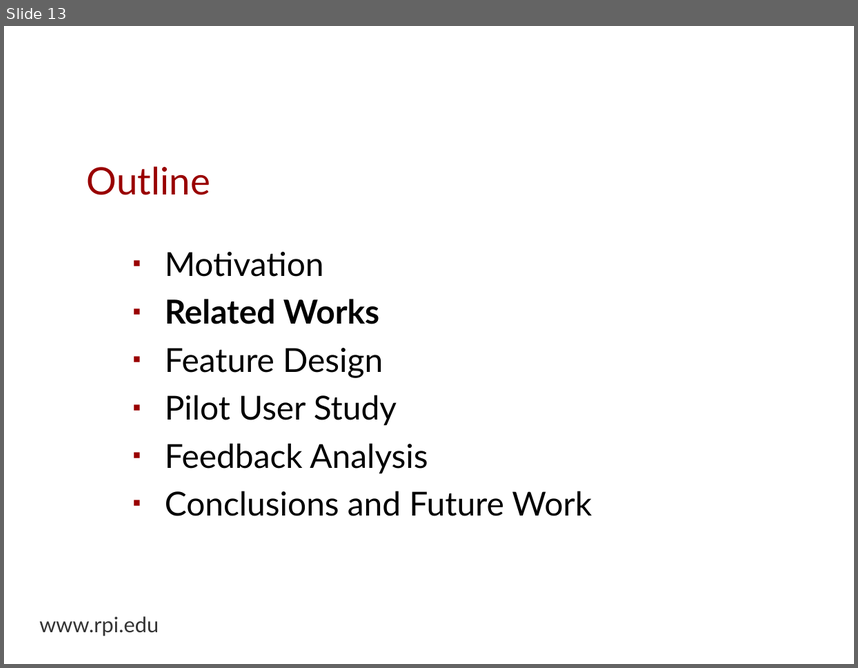
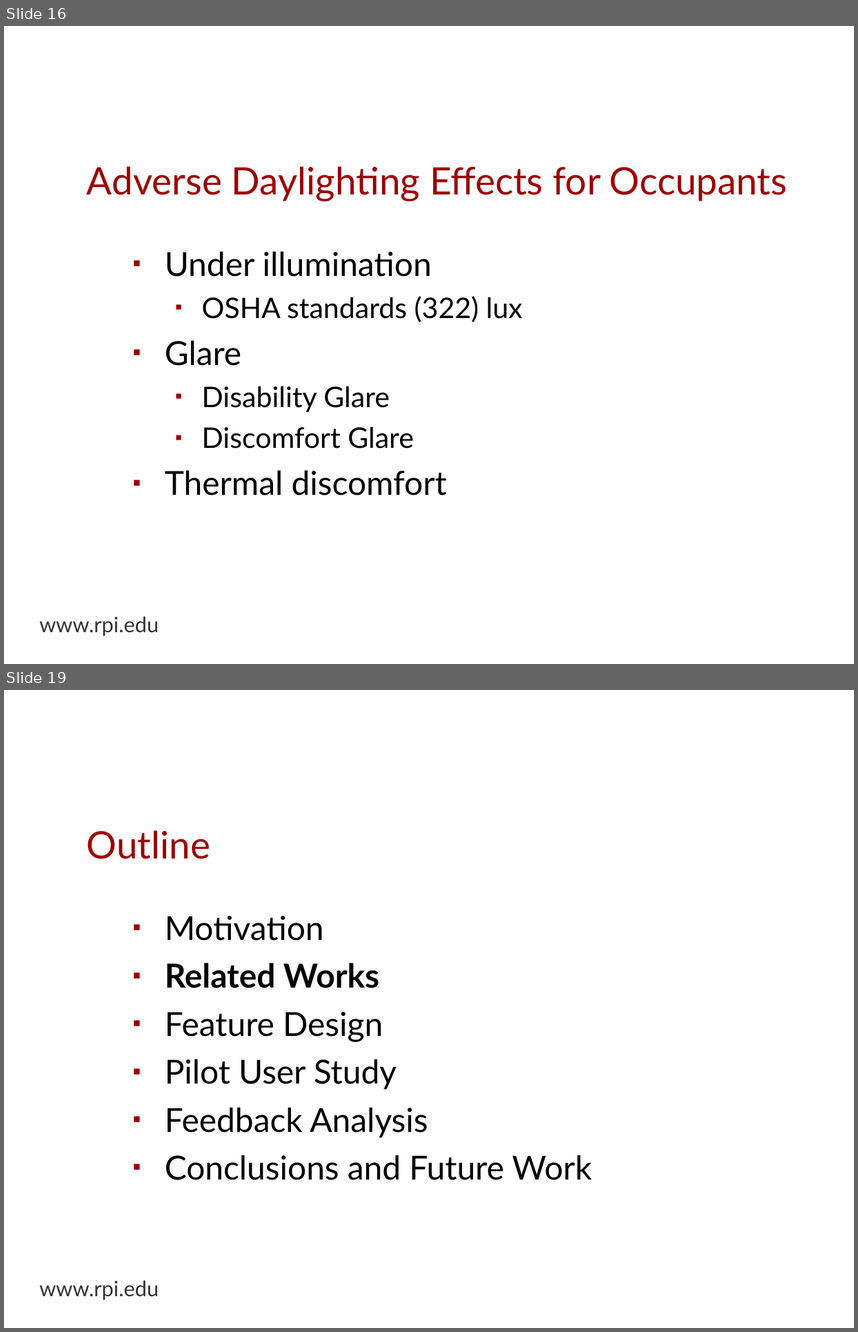
Before and after one commit to espinm2/master_presentation, a slide deck: max_espinoza.odp. Shown one above the other, each under a label of ours: slide 13 before the commit, slides 16 and 19 after it; the slides between them are not shown. The pictures are 858x668 and 858x1332 pixels, drawn with LibreOffice and Linux fonts; fonts in the diff are those of the drawing; background and template pictures are left out. Boxes give left, top, right and bottom in pixels: in the first picture for what was removed or moved away, otherwise in the second. Text is boxed around its words. In the diff, an @@ line names an element or a change of style, - is before the commit and + after.

```diff
--- a/max_espinoza.odp
+++ b/max_espinoza.odp
@@ slide 16 added at box(4, 26, 854, 664), background picture (left out); not listed: 1 template element that a slide beside it also shows @@
@@ title added at box(87, 166, 787, 201), 32 pt, text #990000 @@
+Adverse Daylighting Effects for Occupants
@@ text added at box(165, 251, 523, 495), 24 pt, text #000000 @@
+▪ Under illumination
+  ▪ OSHA standards (322) lux
+▪ Glare
+  ▪ Disability Glare
+  ▪ Discomfort Glare
+▪ Thermal discomfort
@@ what was slide 13 is now slide 19 @@
```
Also in this commit, not shown: 2 slides changed, 6 other slides added, 1 slide removed, 1 other file.
